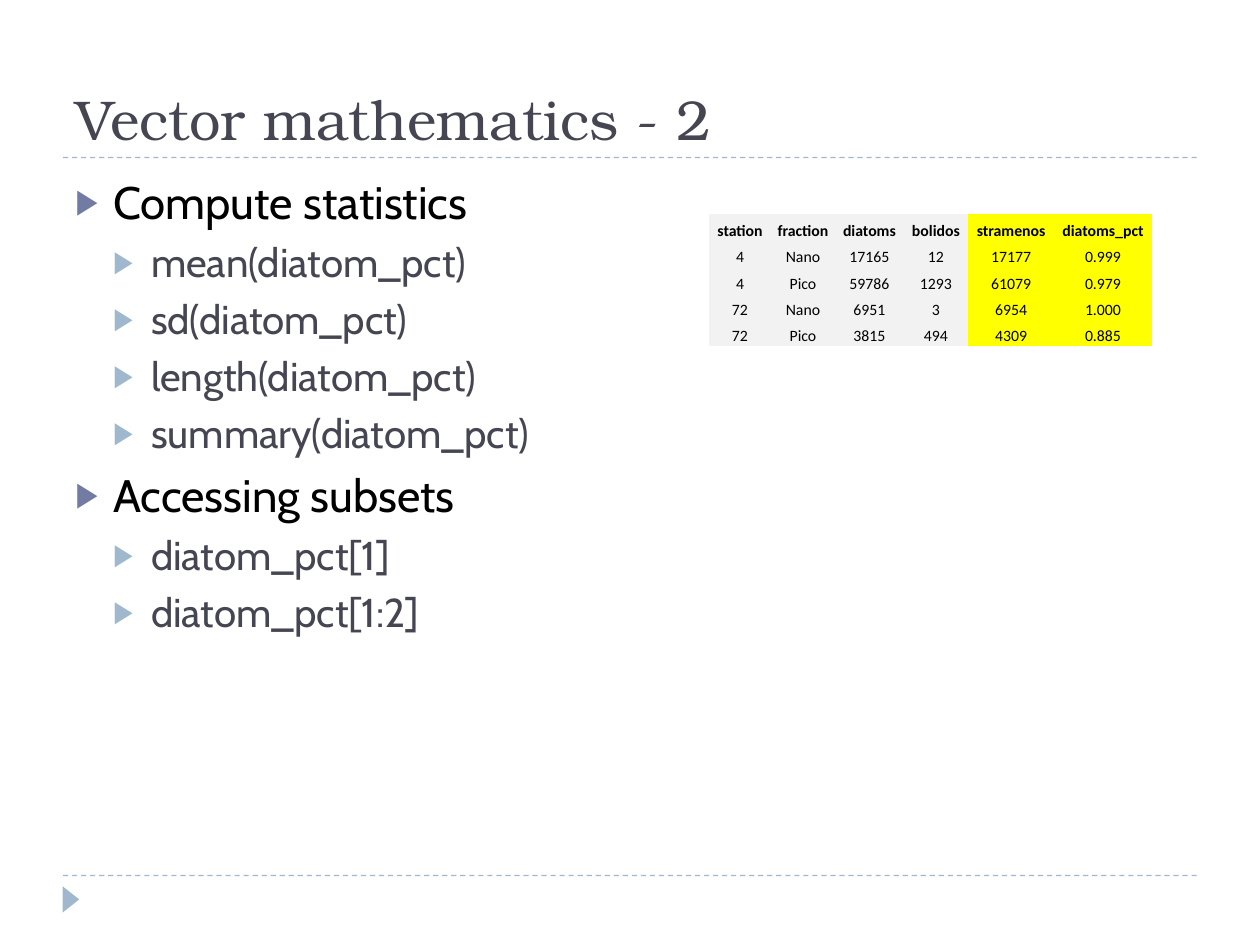
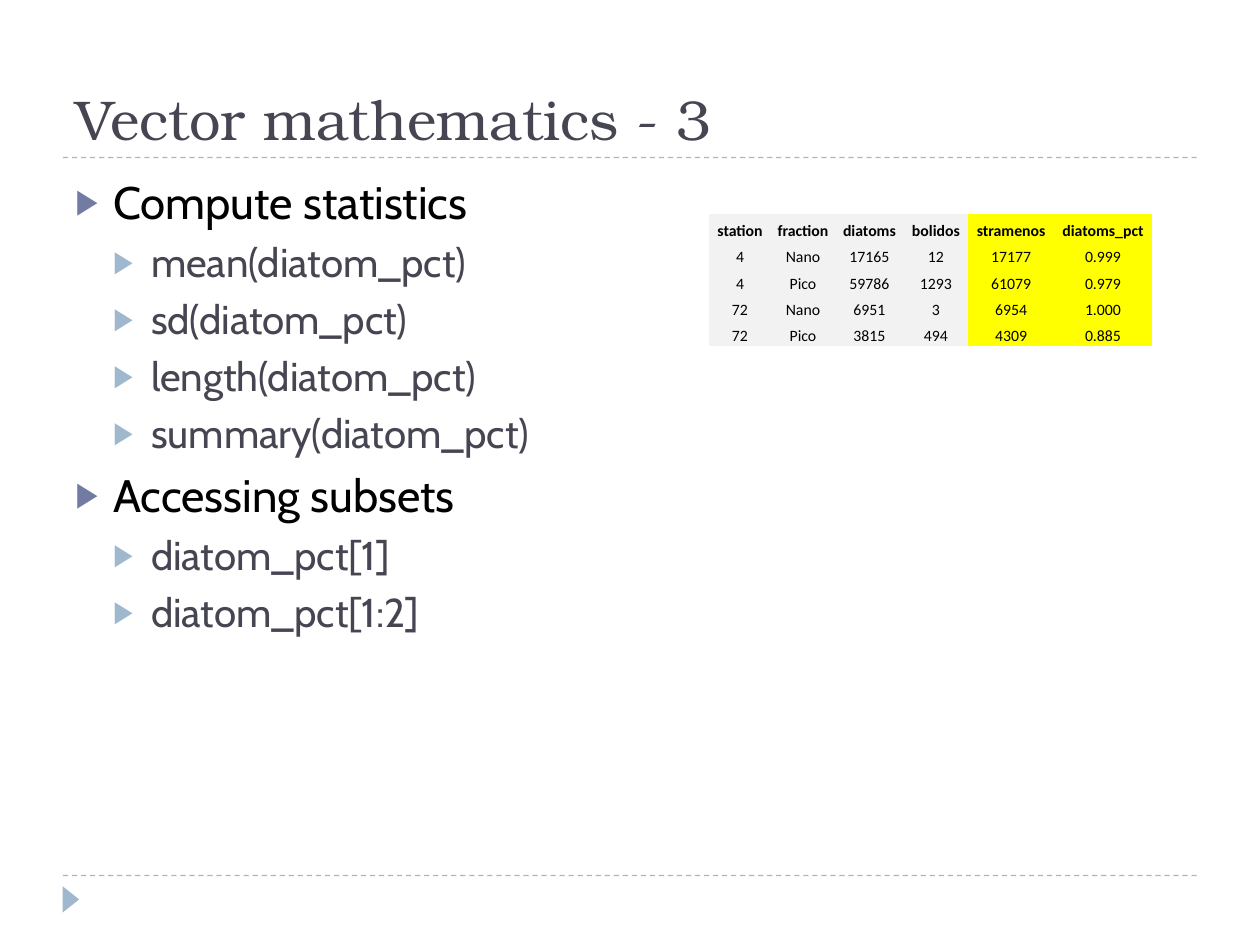
Before and after one commit to vaulot/R_tutorials, a slide deck: slide 9 of introduction/R_tutorial.pptx (slide 5 before the commit). Drawn at 1260x945 pixels with LibreOffice and Linux fonts; fonts in the diff are those of the drawing. Boxes give left, top, right and bottom in pixels: in the first picture for what was removed or moved away, otherwise in the second. Text is boxed around its words. In the diff, an @@ line names an element or a change of style, - is before the commit and + after.

```diff
--- a/introduction/R_tutorial.pptx
+++ b/introduction/R_tutorial.pptx
@@ title at [75,100,712,141]: text changed @@
-Vector mathematics - 2
+Vector mathematics - 3
```
Also in this commit, not shown: 1 other slide changed, 4 slides added, 1 other file.
